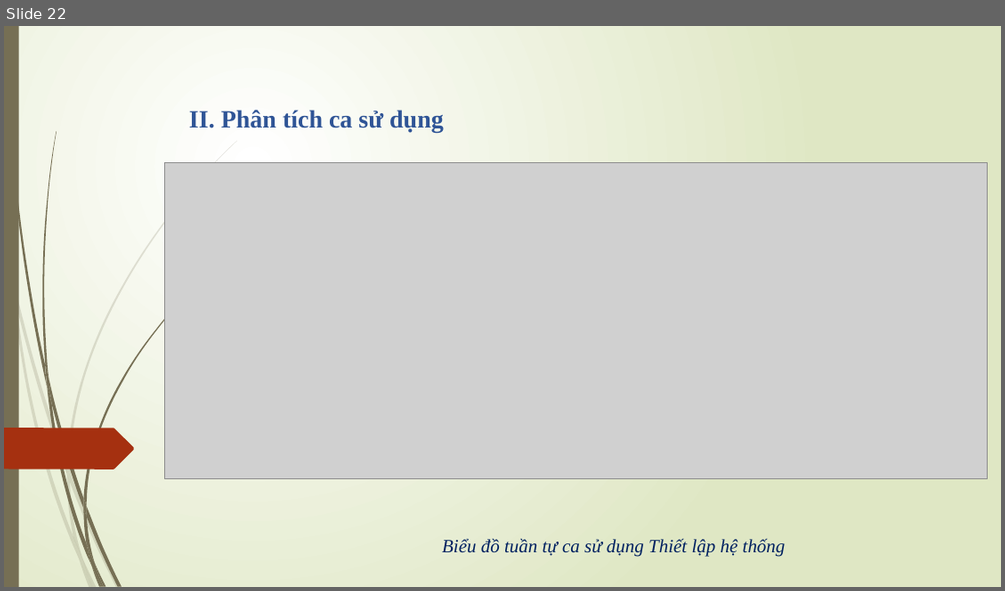
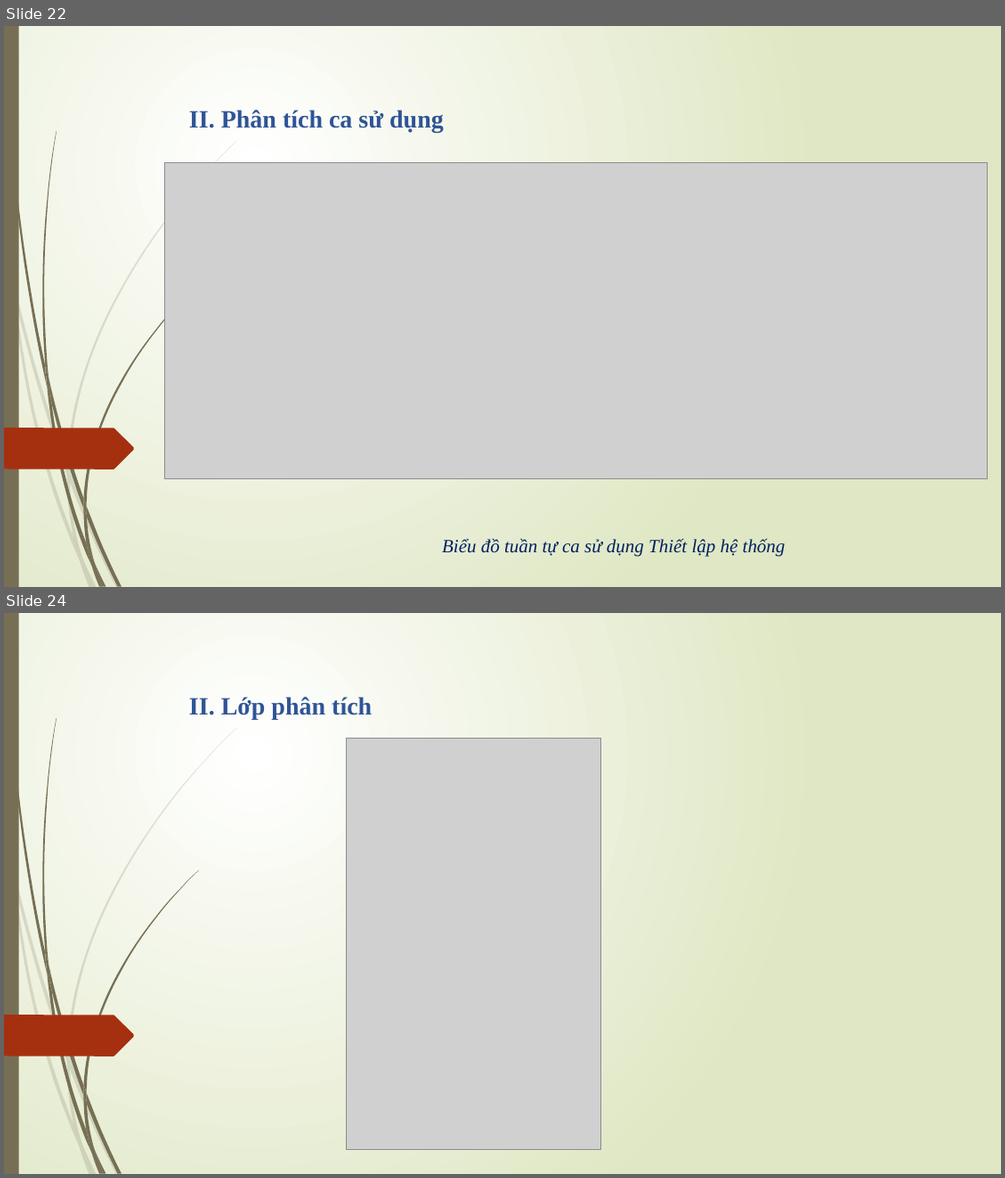
Before and after one commit to hungnp57/du_an_2016, a slide deck: duan.pptx. Shown one above the other, each under a label of ours: slide 22 before the commit, slides 22 and 24 after it; the slides between them are not shown. The pictures are 1005x591 and 1005x1178 pixels, drawn with LibreOffice and Linux fonts; fonts in the diff are those of the drawing; grey boxes stand for pictures. Boxes give left, top, right and bottom in pixels: in the first picture for what was removed or moved away, otherwise in the second. Text is boxed around its words. In the diff, an @@ line names an element or a change of style, - is before the commit and + after.

```diff
--- a/duan.pptx
+++ b/duan.pptx
@@ slide 24 added at (4,613,1001,1174), background gradient #FFFFFF to #DFE8C4; not listed: 24 template elements that a slide beside it also shows @@
@@ text added at (189,697,372,719), 24 pt, text #2F5496, bold @@
+II. Lớp phân tích
@@ picture added at (347,738,601,1149) @@
```
Also in this commit, not shown: 9 other slides added, 13 other files.
